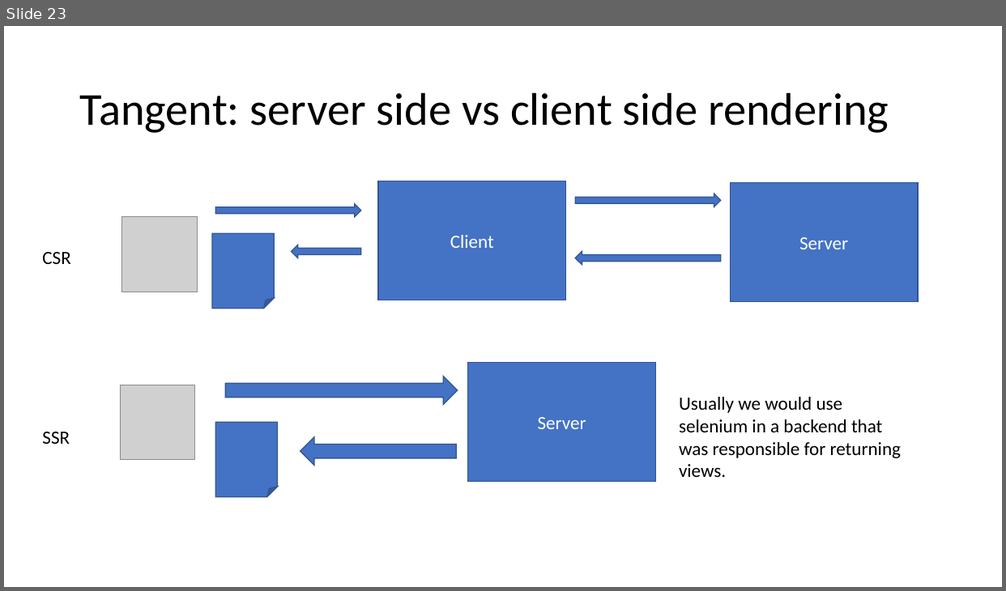
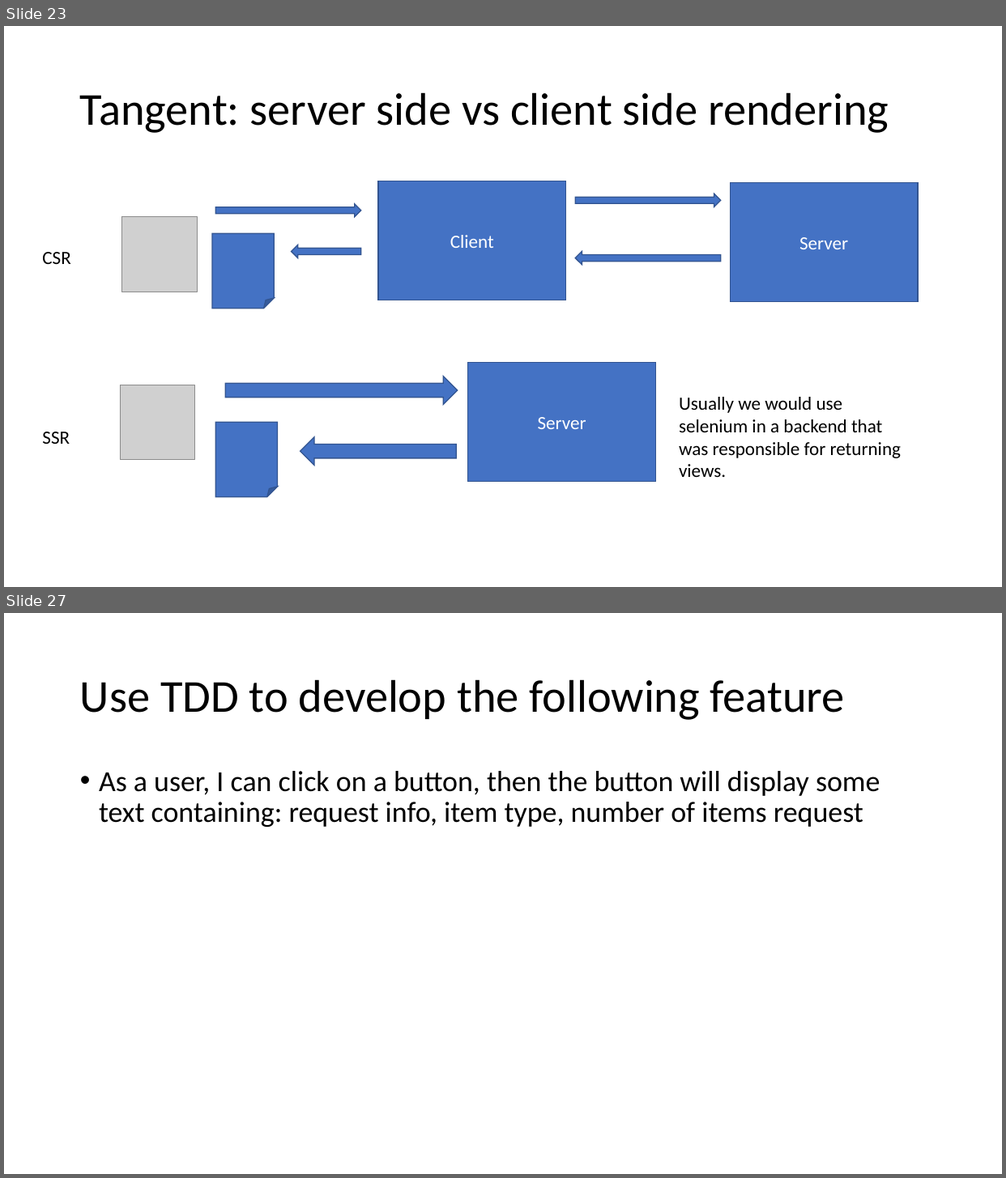
Before and after one commit to WilliamOna/staging-automation-primer-3-23, a slide deck: PrimerNotes.pptx. Shown one above the other, each under a label of ours: slide 23 before the commit, slides 23 and 27 after it; the slides between them are not shown. The pictures are 1006x591 and 1006x1178 pixels, drawn with LibreOffice and Linux fonts; fonts in the diff are those of the drawing; grey boxes stand for pictures. Boxes give left, top, right and bottom in pixels: in the first picture for what was removed or moved away, otherwise in the second. Text is boxed around its words. In the diff, an @@ line names an element or a change of style, - is before the commit and + after.

```diff
--- a/PrimerNotes.pptx
+++ b/PrimerNotes.pptx
@@ slide 27 added at [4,613,1002,1174], background #FFFFFF @@
@@ title added at [80,679,845,720], 44 pt, text #000000 @@
+Use TDD to develop the following feature
@@ text added at [99,771,880,827], 28 pt, text #000000 @@
+• As a user, I can click on a button, then the button will display some text containing: request info, item type, number of items request
```
Also in this commit, not shown: 5 other slides added.
